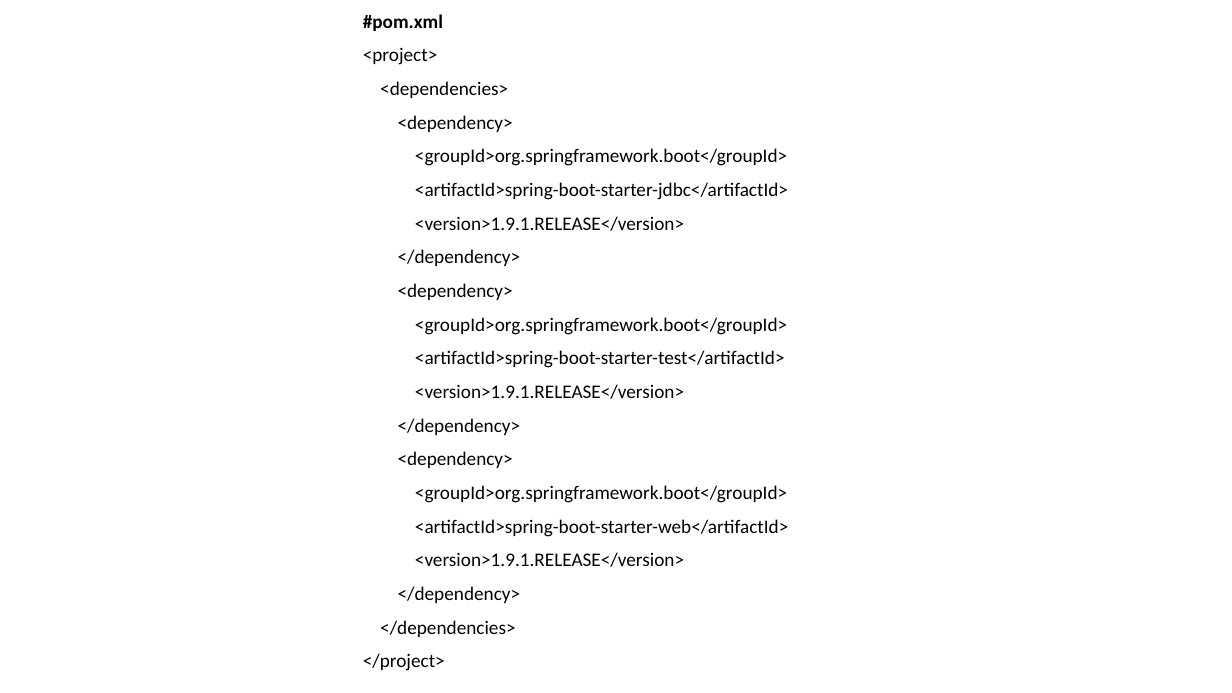
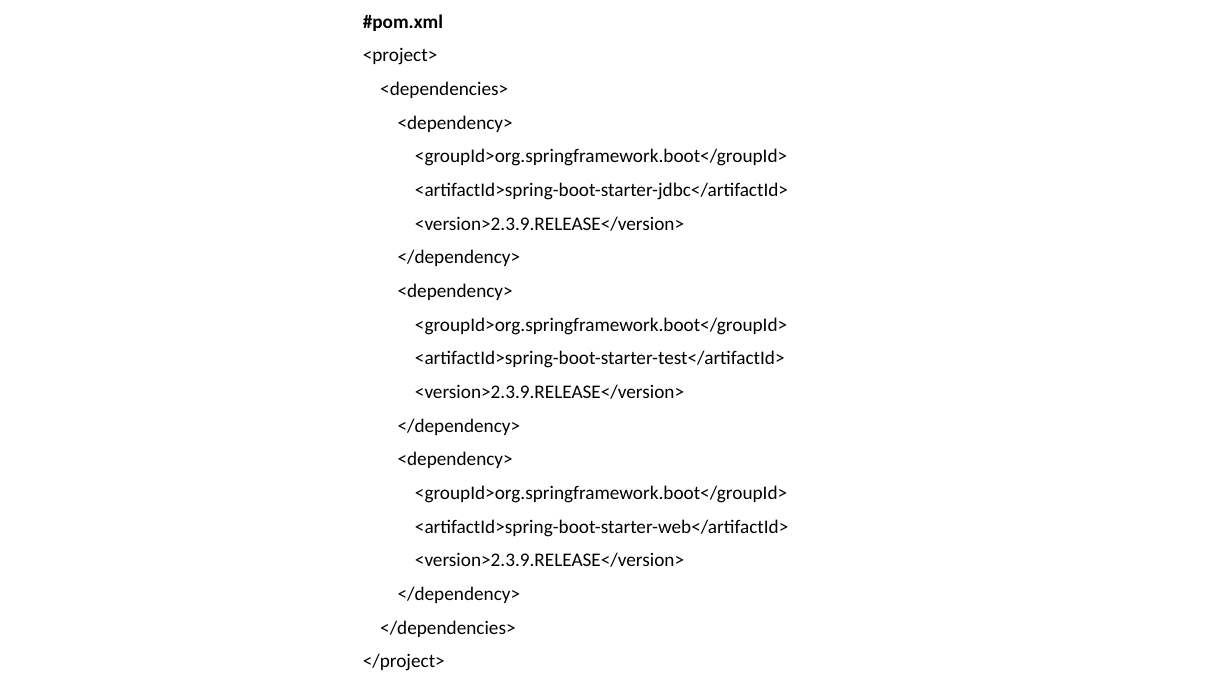
Before and after one commit to praveencloudlab/jan-adm-boot-b1, a slide deck: slide 7 of docs/Spring Boot PPT.pptx. Drawn at 1232x693 pixels with LibreOffice and Linux fonts; fonts in the diff are those of the drawing. Boxes give left, top, right and bottom in pixels: in the first picture for what was removed or moved away, otherwise in the second. Text is boxed around its words. In the diff, an @@ line names an element or a change of style, - is before the commit and + after.

```diff
--- a/docs/Spring Boot PPT.pptx
+++ b/docs/Spring Boot PPT.pptx
@@ text at bbox=[415, 216, 684, 231]: text changed @@
-<version>1.9.1.RELEASE</version>
+<version>2.3.9.RELEASE</version>
@@ text at bbox=[415, 384, 684, 399]: text changed @@
-<version>1.9.1.RELEASE</version>
+<version>2.3.9.RELEASE</version>
@@ text at bbox=[415, 552, 684, 567]: text changed @@
-<version>1.9.1.RELEASE</version>
+<version>2.3.9.RELEASE</version>
```
Also in this commit, not shown: 5 other slides changed, 5 other files.
